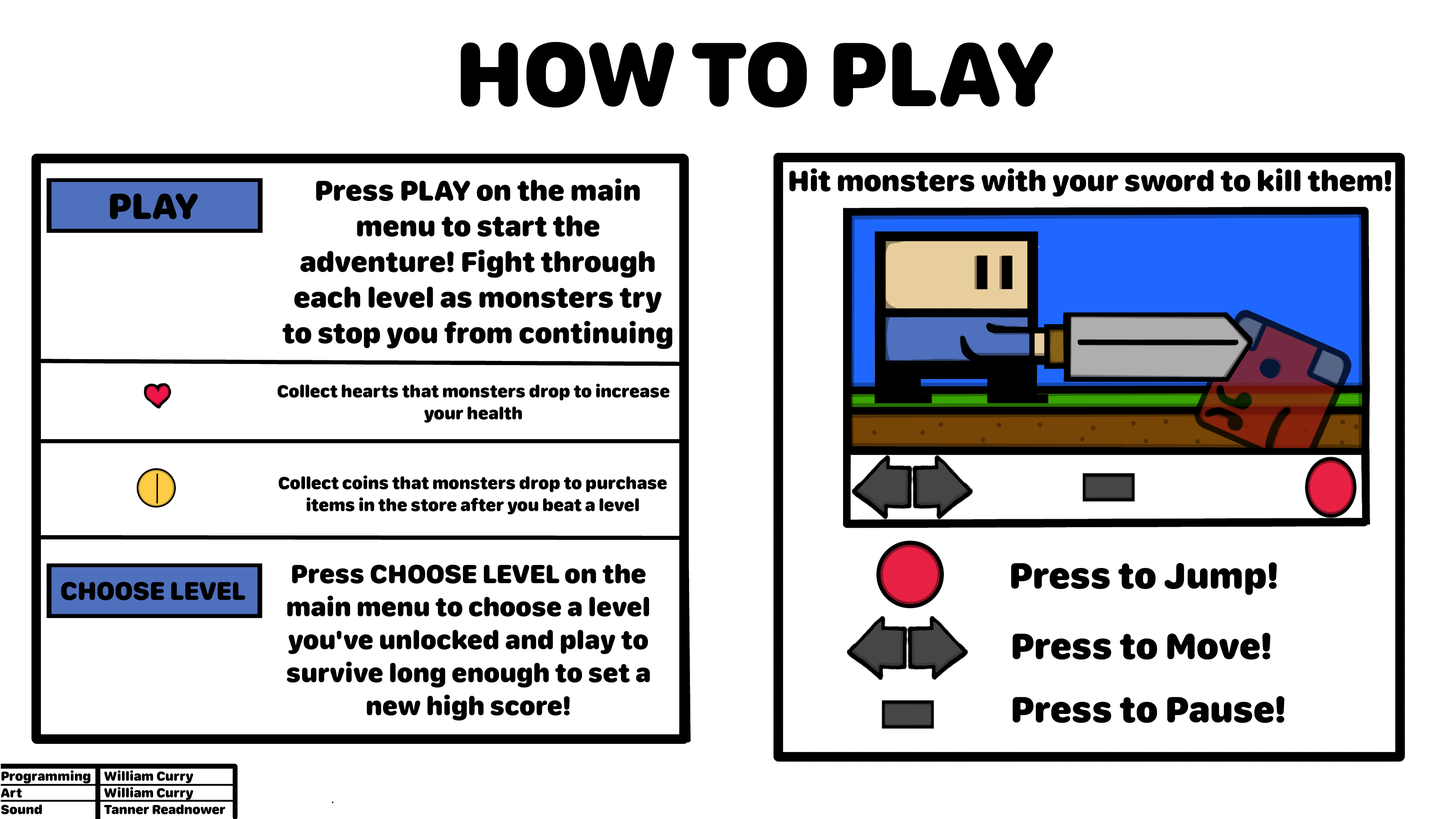
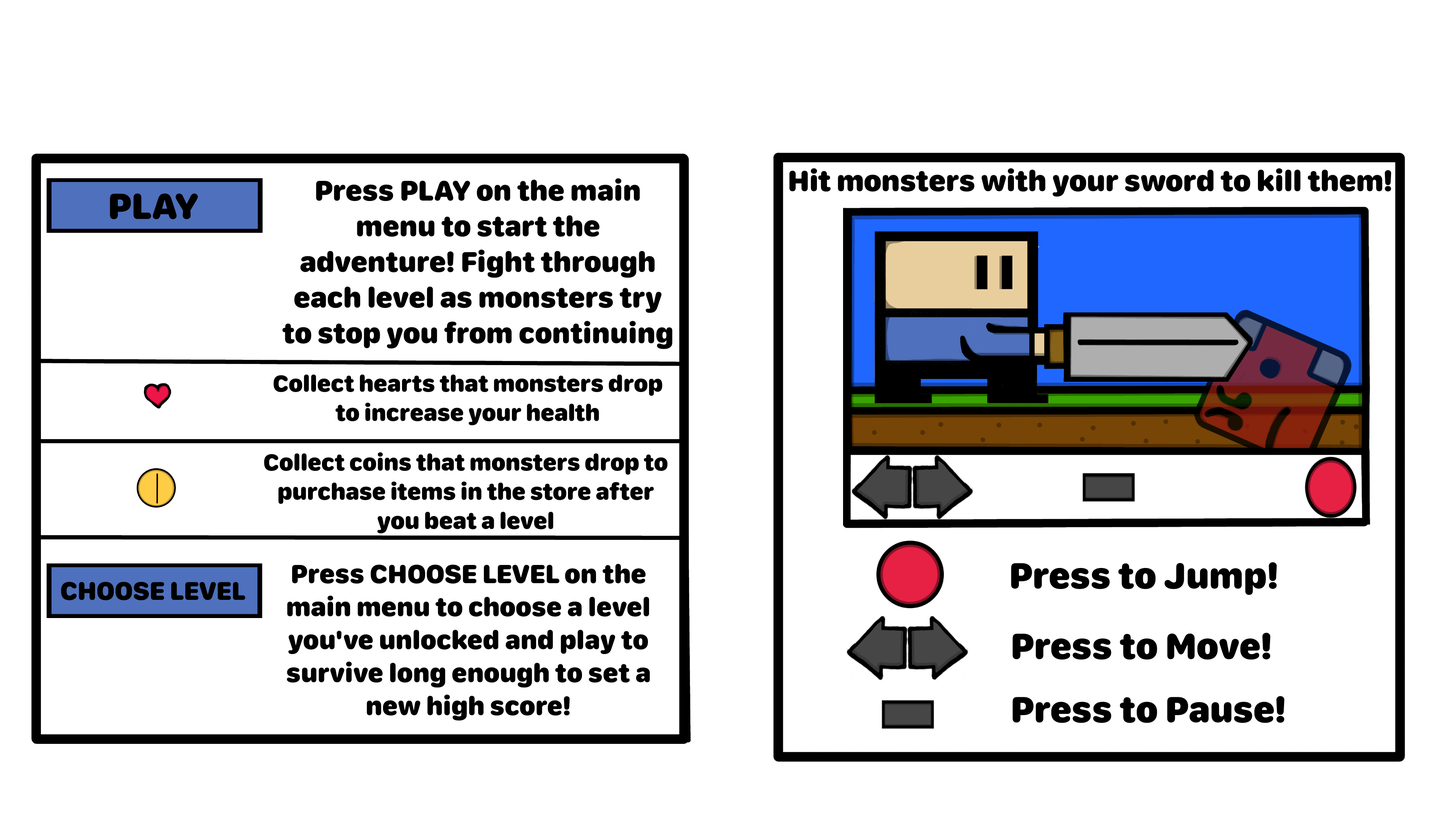
Two versions of the same layered image (w=1455, h=819). Layer-by-layer changes:
added layer "Collect coins that monsters dr..." above "Collect hearts that monsters d..." over [264, 451, 668, 534]
renamed "A" to "Collect hearts that monsters d...", painted on it over [0, 41, 1054, 819]
painted on "gamehelp" over [277, 383, 670, 515]
